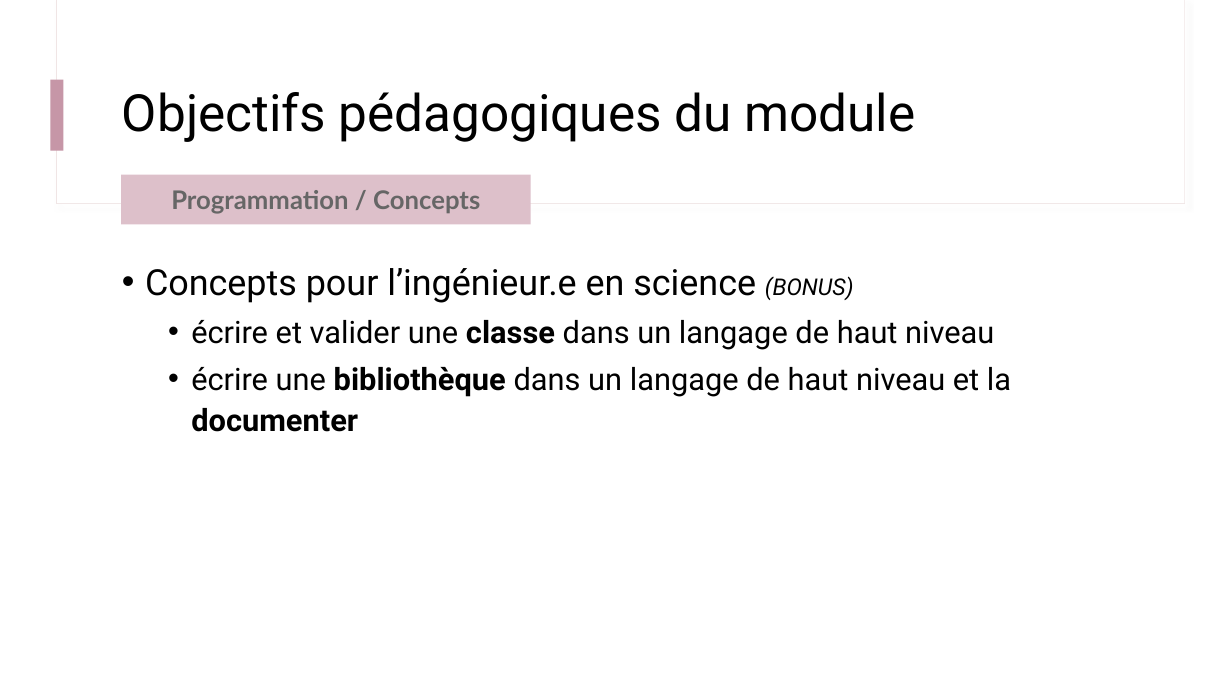
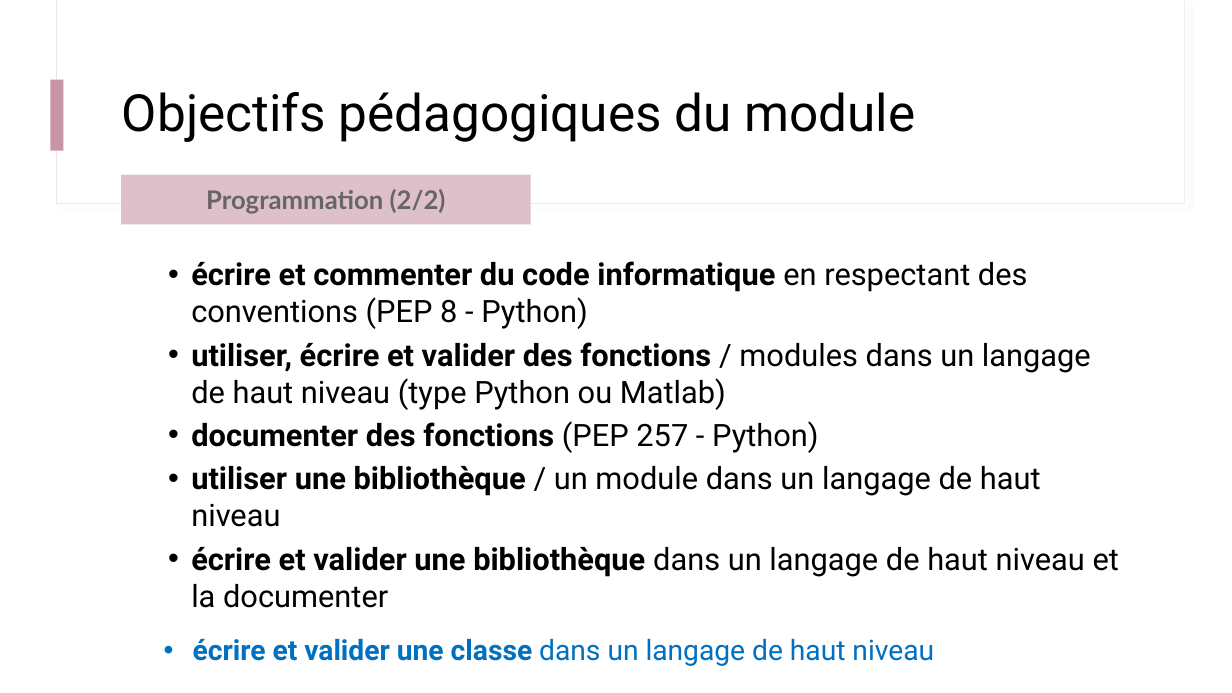
Before and after one commit to IOGS-Digital-Methods/semester-5, a slide deck: slide 9 of ONIP/onip_b0_intro/B0_0_Outils_Methodes.pptx (slide 10 before the commit). Drawn at 1232x693 pixels with LibreOffice and Linux fonts; fonts in the diff are those of the drawing. Boxes give left, top, right and bottom in pixels: in the first picture for what was removed or moved away, otherwise in the second. Text is boxed around its words. In the diff, an @@ line names an element or a change of style, - is before the commit and + after.

```diff
--- a/ONIP/onip_b0_intro/B0_0_Outils_Methodes.pptx
+++ b/ONIP/onip_b0_intro/B0_0_Outils_Methodes.pptx
@@ text in rectangle at (206,189,446,214): text changed @@
-Programmation / Concepts
+Programmation (2/2)
@@ text at (191,261,1119,608): text changed @@
-• Concepts pour l’ingénieur.e en science (BONUS)
-  • écrire et valider une classe dans un langage de haut niveau
-  • écrire une bibliothèque dans un langage de haut niveau et la documenter
+  • écrire et commenter du code informatique en respectant des conventions (PEP 8 - Python)
+  • utiliser, écrire et valider des fonctions / modules dans un langage de haut niveau (type Python ou Matlab)
+  • documenter des fonctions (PEP 257 - Python)
+  • utiliser une bibliothèque / un module dans un langage de haut niveau
+  • écrire et valider une bibliothèque dans un langage de haut niveau et la documenter
@@ text added at (193,638,934,666), 22 pt, text #0070C0 @@
+  • écrire et valider une classe dans un langage de haut niveau
```
Also in this commit, not shown: 5 other slides changed, 1 slide removed, 1 other file.
